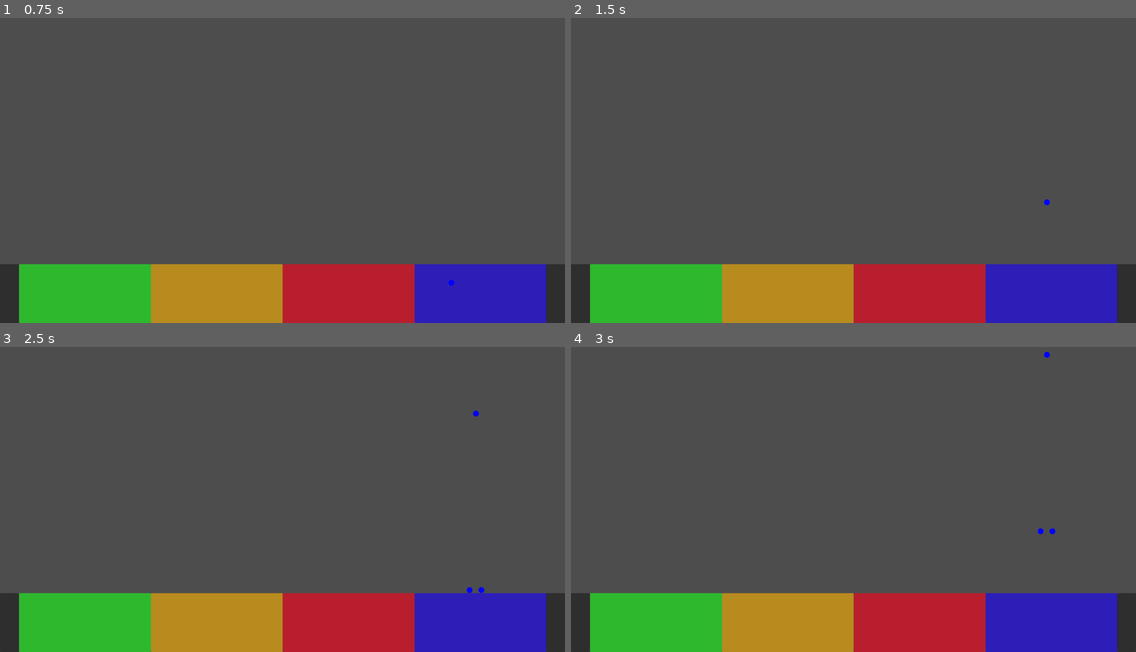
Above: before the commit, frames 1-4 (two rows, left to right).
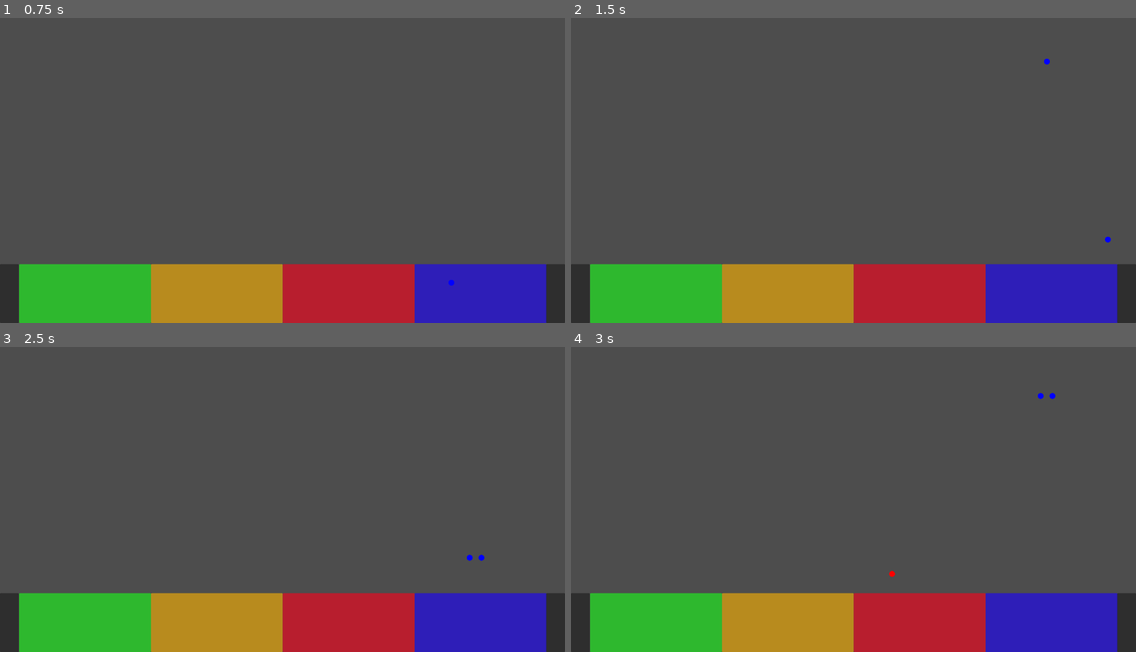
Above: after the commit, the same moments.

Repository: vitorjusto/Robot-Hospital-Rush
Game: Godot game, scene res://Scenes/Main.tscn
Same seed, same stepped clock (60 frames per second), same inputs: the game is played once before the commit and once after it.
Inputs:
- Up to frame 1 (0.75 s): tap Enter at 0.5 s; hold Right (Right) from 0.53 s (still down); tap Z (Get) at 0.6 s
- Up to frame 2 (1.5 s): keep holding Right (Right); tap Space (Shoot) at 0.8, 1.35 s
- Up to frame 3 (2.5 s): tap Z (Get) at 1.55, 2.1 s; release Right (Right) at 2.03 s; hold Left (Left) from 2.03 s (still down); tap Space (Shoot) at 2.3 s
- Up to frame 4 (3 s): release Left (Left) at 2.78 s; hold Right (Right) from 2.78 s (still down); tap Space (Shoot) at 2.85 s

Frame 1 is identical in both runs. In frame 2, less than 0.1% of the frame differs, in the area x 83-96%, y 13-74%; in frame 3, less than 0.1%; in frame 4, 0.1%, in the area x 56-86%, y 1-76%.

Commit message:
create robots

Diff:
--- a/Scenes/Fixers/ShootProjectile.tscn
+++ b/Scenes/Fixers/ShootProjectile.tscn
@@ -5,9 +5,9 @@
 [sub_resource type="CircleShape2D" id="CircleShape2D_ebtte"]
 radius = 13.0
 
-[node name="ShootProjectile" type="CharacterBody2D"]
+[node name="ShootProjectile" type="Area2D"]
 collision_layer = 2
-collision_mask = 0
+collision_mask = 4
 script = ExtResource("1_yyj0j")
 
 [node name="CollisionShape2D" type="CollisionShape2D" parent="."]
@@ -17,4 +17,5 @@
 [node name="VisibleOnScreenEnabler2D" type="VisibleOnScreenEnabler2D" parent="."]
 rect = Rect2(-28, -28, 56, 56)
 
+[connection signal="body_entered" from="." to="." method="onRobotDetected"]
 [connection signal="screen_exited" from="VisibleOnScreenEnabler2D" to="." method="onScreenExited"]
--- a/Scenes/Main.tscn
+++ b/Scenes/Main.tscn
@@ -1,7 +1,8 @@
-[gd_scene load_steps=9 format=3 uid="uid://c4tytguh4igeq"]
+[gd_scene load_steps=12 format=3 uid="uid://c4tytguh4igeq"]
 
 [ext_resource type="PackedScene" uid="uid://ciwkb2k38w8cb" path="res://Scenes/Player/Player.tscn" id="1_r150o"]
 [ext_resource type="PackedScene" uid="uid://bh2budpka75hd" path="res://Scenes/Manager/FixersManager.tscn" id="2_idj7w"]
+[ext_resource type="PackedScene" uid="uid://pg2i7765i6jp" path="res://Scenes/Robot/Robot.tscn" id="3_kln2b"]
 
 [sub_resource type="StyleBoxFlat" id="StyleBoxFlat_idj7w"]
 content_margin_left = 0.0
@@ -63,8 +64,14 @@
 corner_radius_bottom_left = 3
 corner_detail = 5
 
+[sub_resource type="RectangleShape2D" id="RectangleShape2D_kln2b"]
+size = Vector2(1076, 64)
+
+[sub_resource type="RectangleShape2D" id="RectangleShape2D_rgh2o"]
+size = Vector2(1791.75, 47)
+
 [sub_resource type="RectangleShape2D" id="RectangleShape2D_idj7w"]
-size = Vector2(63.5, 200)
+size = Vector2(1082.0001, 65)
 
 [node name="Main" type="Node2D"]
 
@@ -117,9 +124,29 @@
 [node name="StaticBody2D" type="StaticBody2D" parent="."]
 
 [node name="CollisionShape2D" type="CollisionShape2D" parent="StaticBody2D"]
-position = Vector2(32.75, 979)
-shape = SubResource("RectangleShape2D_idj7w")
+position = Vector2(32, 540)
+rotation = 1.5707964
+shape = SubResource("RectangleShape2D_kln2b")
+one_way_collision = true
+
+[node name="CollisionShape2D3" type="CollisionShape2D" parent="StaticBody2D"]
+position = Vector2(960.125, 903.5)
+shape = SubResource("RectangleShape2D_rgh2o")
+
+[node name="CollisionShape2D4" type="CollisionShape2D" parent="StaticBody2D"]
+position = Vector2(960, 24)
+shape = SubResource("RectangleShape2D_rgh2o")
 
 [node name="CollisionShape2D2" type="CollisionShape2D" parent="StaticBody2D"]
-position = Vector2(1888, 980)
+position = Vector2(1889, 543)
+rotation = -1.5707964
 shape = SubResource("RectangleShape2D_idj7w")
+one_way_collision = true
+
+[node name="Robot" parent="StaticBody2D" instance=ExtResource("3_kln2b")]
+position = Vector2(558, 541)
+size = 1
+
+[node name="Robot2" parent="StaticBody2D" instance=ExtResource("3_kln2b")]
+position = Vector2(929, 575)
+size = 1
--- /dev/null
+++ b/Scenes/Robot/Robot.tscn
@@ -0,0 +1,14 @@
+[gd_scene load_steps=3 format=3 uid="uid://pg2i7765i6jp"]
+
+[ext_resource type="Script" uid="uid://coo0pbb04ehb0" path="res://Script/Robot/robot.gd" id="1_d8uwf"]
+
+[sub_resource type="RectangleShape2D" id="RectangleShape2D_pt7v1"]
+size = Vector2(64, 64)
+
+[node name="Robot" type="CharacterBody2D"]
+collision_layer = 4
+collision_mask = 3
+script = ExtResource("1_d8uwf")
+
+[node name="CollisionShape2D" type="CollisionShape2D" parent="."]
+shape = SubResource("RectangleShape2D_pt7v1")
--- a/Script/Fixers/shootProjectile.gd
+++ b/Script/Fixers/shootProjectile.gd
@@ -1,16 +1,16 @@
-extends CharacterBody2D
+extends Area2D
 class_name ShootProjectile
 
 var active = false
-var speed = 400
+var speed = 1100
 var fixersHolding : Array[fixer]
 
 func _physics_process(delta: float) -> void:
 	if not active:
 		return;
 
-	velocity.y = -speed
-	move_and_slide()
+	position += Vector2(0, -speed) * delta
+
 	handleFixers()
 
 
@@ -97,3 +97,27 @@
 
 	fixersHolding.clear()
 	setActive(false)
+
+
+func onRobotDetected(body: Node2D) -> void:
+	var robot : Robot = body
+
+	var elegibleFixers = fixersHolding.filter(func(x): return x.type == robot.type)
+
+	if elegibleFixers.is_empty():
+		return
+
+	if robot.size > elegibleFixers.size():
+		robot.size -= elegibleFixers.size()
+	elif robot.size < elegibleFixers.size():
+		elegibleFixers.pop_at(robot.size)
+		robot.defeat()
+	else:
+		robot.defeat()
+
+	for i in elegibleFixers:
+		fixersHolding.erase(i)
+		i.setActive(false)
+
+	if fixersHolding.is_empty():
+		setActive(false)
--- a/Script/Player/player.gd
+++ b/Script/Player/player.gd
@@ -99,7 +99,7 @@
 
 func Shoot():
 	if fixersHolding.size() == 0:
-		return
+		GetFixer()
 
 	fixersManager.shootProj(fixersHolding, position)
 	fixersHolding.clear()
--- /dev/null
+++ b/Script/Robot/robot.gd
@@ -0,0 +1,18 @@
+extends CharacterBody2D
+class_name Robot
+
+var speed = Vector2(200, 100)
+@export var type : fixer.EFixerType
+@export var size : int
+
+func _physics_process(delta: float) -> void:
+	velocity = speed
+	if move_and_slide():
+		if is_on_wall():
+			speed *= Vector2(-1, 1)
+		if is_on_floor() or is_on_ceiling():
+			speed *= Vector2(1, -1)
+
+
+func defeat():
+	call_deferred("queue_free")
--- a/project.godot
+++ b/project.godot
@@ -49,6 +49,7 @@
 
 2d_physics/layer_1="player"
 2d_physics/layer_2="playerProj"
+2d_physics/layer_3="Robot"
 
 [rendering]
 
Not shown, added: Script/Robot/robot.gd.uid
